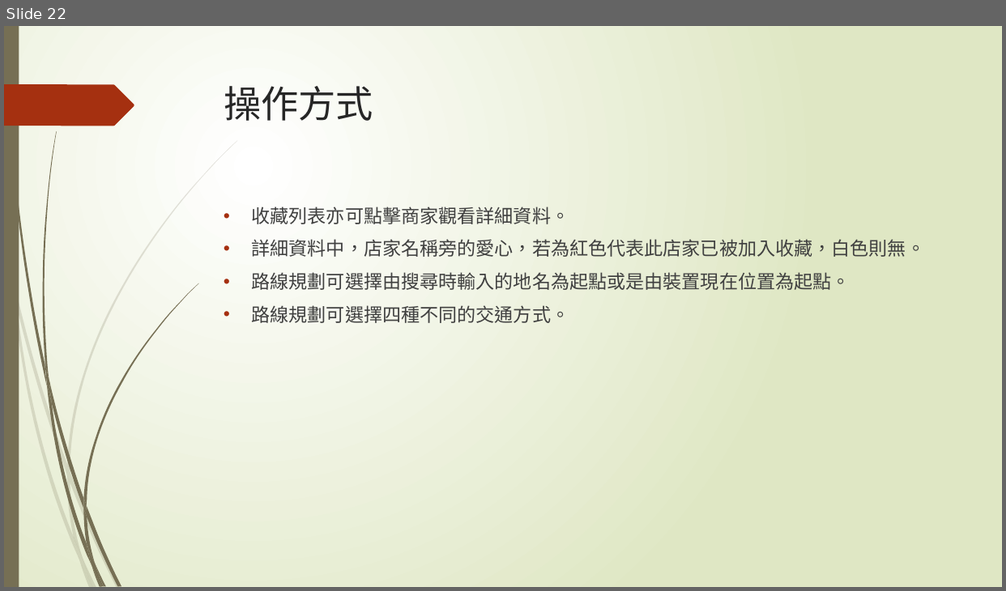
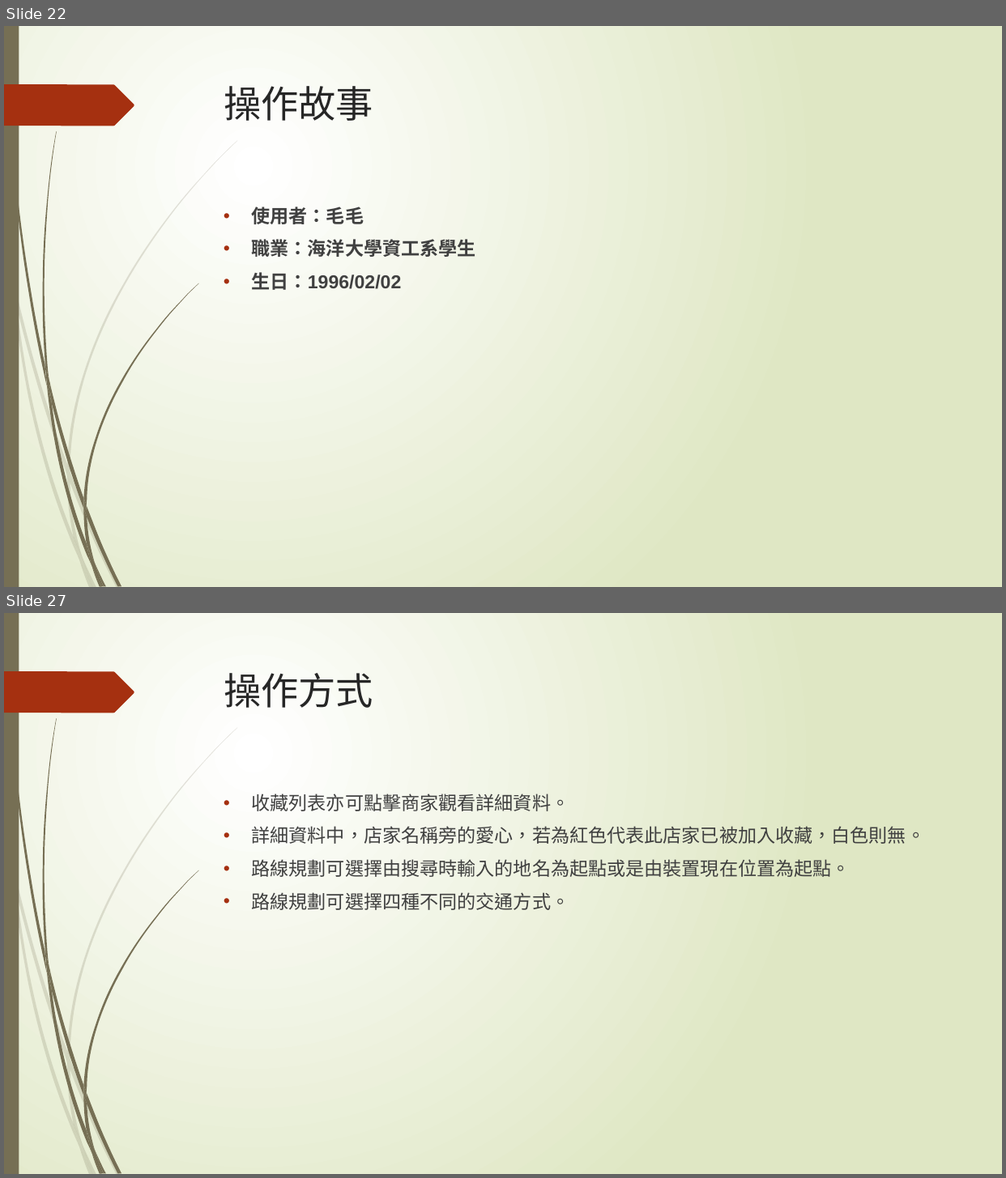
Before and after one commit to penut85420/WBSE_Project, a slide deck: 其他/YelpBlaBla.pptx. Shown one above the other, each under a label of ours: slide 22 before the commit, slides 22 and 27 after it; the slides between them are not shown. The pictures are 1006x591 and 1006x1178 pixels, drawn with LibreOffice and Linux fonts; fonts in the diff are those of the drawing. Boxes give left, top, right and bottom in pixels: in the first picture for what was removed or moved away, otherwise in the second. Text is boxed around its words. In the diff, an @@ line names an element or a change of style, - is before the commit and + after.

Commit message:
加上操作故事

```diff
--- a/其他/YelpBlaBla.pptx
+++ b/其他/YelpBlaBla.pptx
@@ slide 22 added at [4, 26, 1002, 587], background gradient #FFFFFF to #DFE8C4; not listed: 24 template elements that a slide beside it also shows @@
@@ title added at [224, 86, 373, 121], 36 pt, text #262626 @@
+操作故事
@@ text added at [252, 207, 476, 290], 18 pt, text #404040, bold @@
+• 使用者：毛毛
+• 職業：海洋大學資工系學生
+• 生日：1996/02/02
@@ what was slide 22 is now slide 27 @@
```
Also in this commit, not shown: 5 other slides added.
